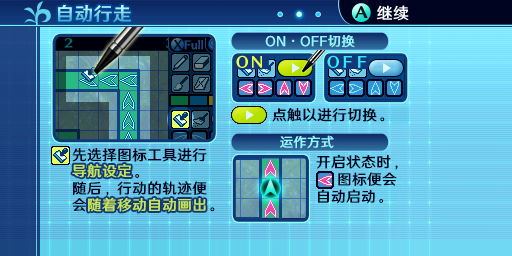
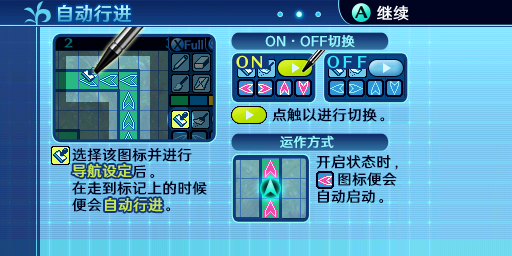
Layers edited between the first and the second 512x256 image:
renamed "随着移动自动画出" to "自动行进", painted on it over bbox(88, 197, 206, 212)
renamed "先选择图标工具进行 导航设定。 随后，行动的轨迹便 会随着移动自动画出。" to "选择该图标并进行 导航设定后。 在走到标记上的时候 便会 。", painted on it over bbox(72, 148, 215, 212)
renamed "自动行走" to "自动行进", painted on it over bbox(111, 5, 131, 23)
